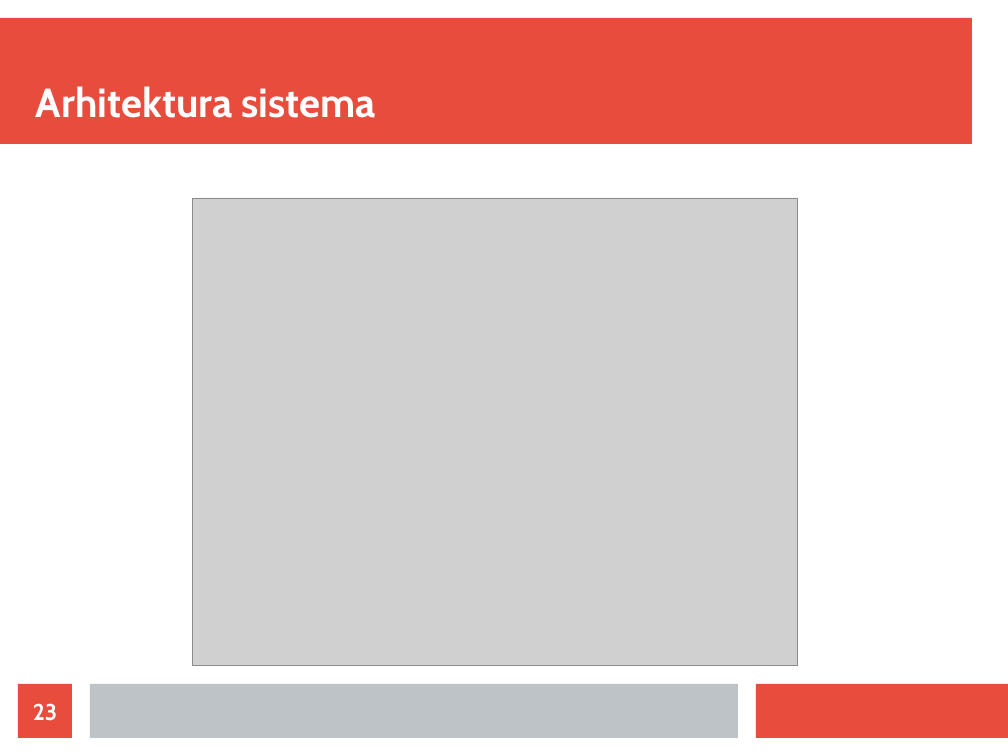
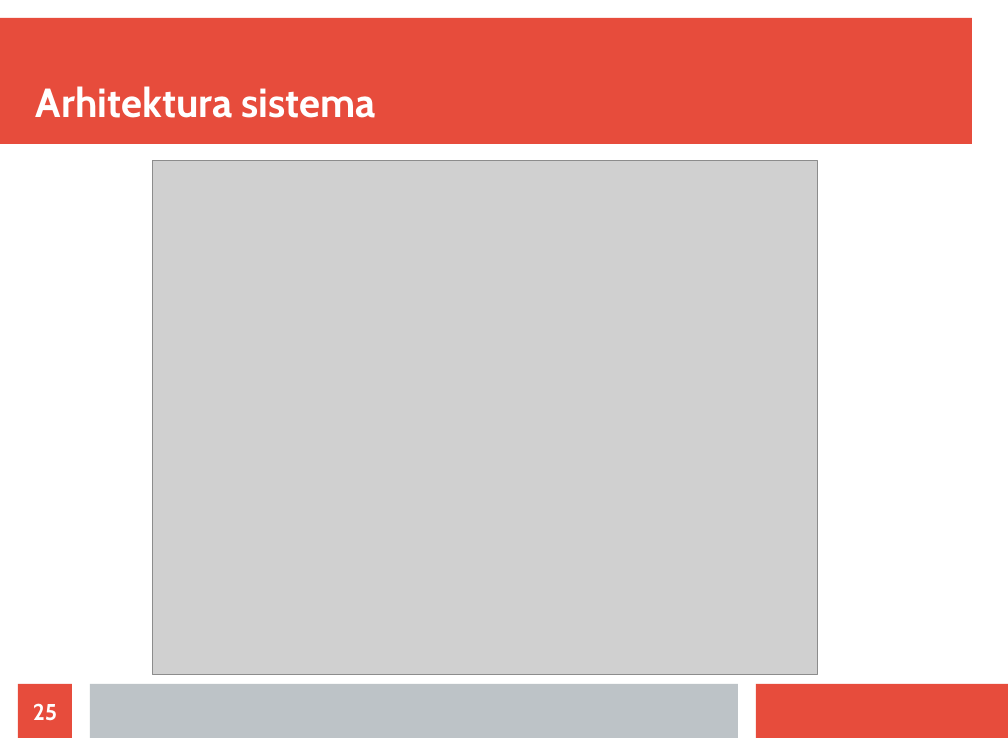
Before and after one commit to ivan-ristovic/sports-club, a slide deck: slide 25 of Prezentacija.odp (slide 23 before the commit). Drawn at 1008x756 pixels with LibreOffice and Linux fonts; fonts in the diff are those of the drawing; grey boxes stand for pictures. Boxes give left, top, right and bottom in pixels: in the first picture for what was removed or moved away, otherwise in the second. Text is boxed around its words. In the diff, an @@ line names an element or a change of style, - is before the commit and + after.

```diff
--- a/Prezentacija.odp
+++ b/Prezentacija.odp
@@ picture: place and size @@
-picture at box(192, 198, 798, 667)
+picture at box(152, 161, 817, 675)
@@ page number at box(33, 703, 57, 721): text changed @@
-23
+25
```
Also in this commit, not shown: 4 other slides changed, 5 slides added, 2 slides removed.
